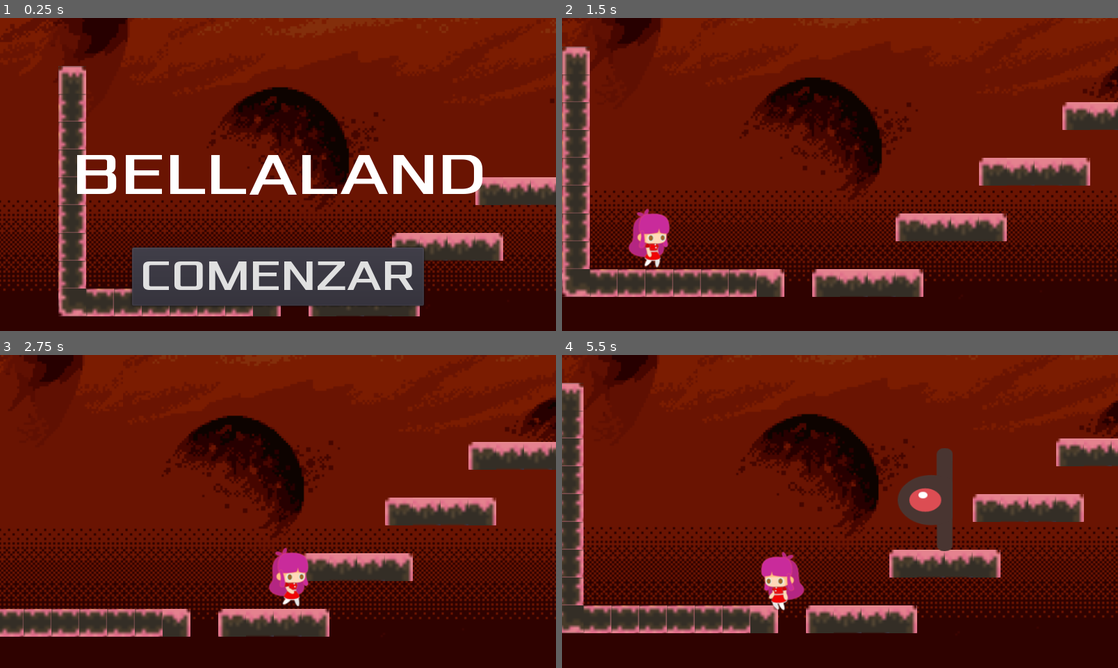
Above: before the commit, frames 1-4 (two rows, left to right).
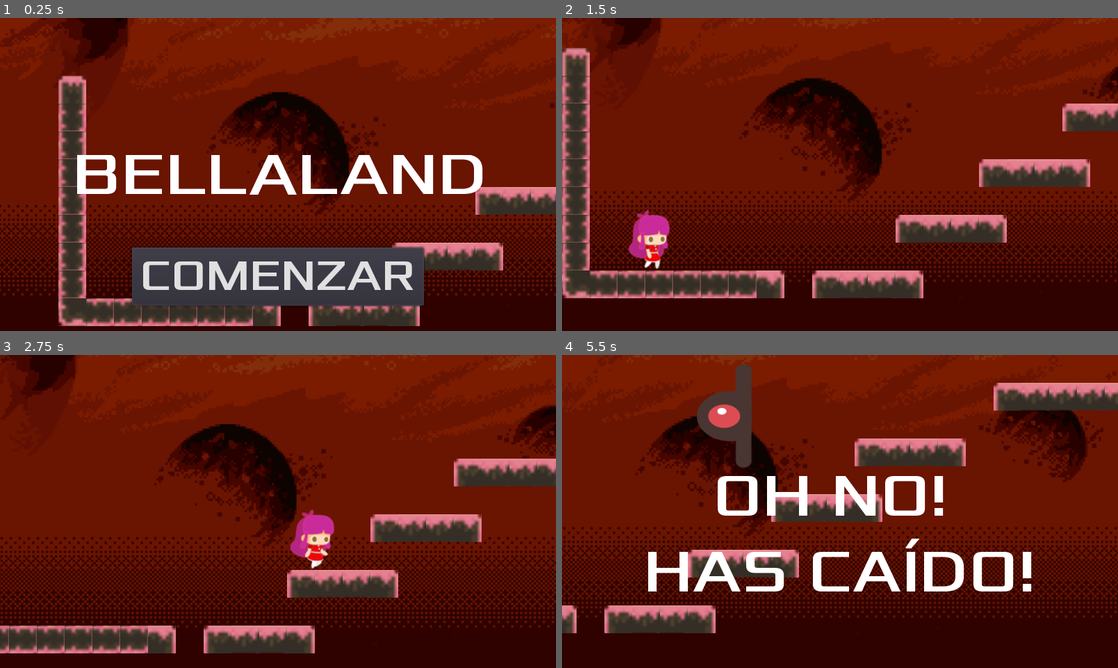
Above: after the commit, the same moments.

Repository: sebastian-sanchez-s/bellaland
Game: Godot game, scene res://src/scn/Bellaland.tscn
The game is run twice, just before and just after one commit, with the same random seed, the same clock (stepped at 60 frames per second) and the same inputs.
Inputs:
- Up to frame 1 (0.25 s): no input
- Up to frame 2 (1.5 s): click "COMENZAR" at 0.5 s; hold Right (ui_right) from 1.28 s (still down)
- Up to frame 3 (2.75 s): keep holding Right (ui_right); tap Up (ui_up) at 1.52, 2.27 s
- Up to frame 4 (5.5 s): release Right (ui_right) at 2.78 s; hold Left (ui_left) 2.78-3.53 s; hold Right (ui_right) 3.53-5.03 s; tap Up (ui_up) at 3.77, 4.52, 5.27 s; hold Left (ui_left) from 5.03 s (still down)

The runs differ from the first frame. In frame 1, 13% of the frame differs, in the area x 0-100%, y 0-99%; in frame 2, 7.7%; in frame 3, 32%; in frame 4, 41%, in the area x 0-100%, y 0-89%.

Commit message:
Change sprites's fps

Diff:
--- a/src/scn/Bella.tscn
+++ b/src/scn/Bella.tscn
@@ -107,233 +107,233 @@
 
 [sub_resource type="AtlasTexture" id=21]
 flags = 4
-atlas = ExtResource( 3 )
+atlas = ExtResource( 2 )
 region = Rect2( 0, 0, 64, 70 )
 
 [sub_resource type="AtlasTexture" id=22]
 flags = 4
-atlas = ExtResource( 3 )
+atlas = ExtResource( 2 )
 region = Rect2( 64, 0, 64, 70 )
 
 [sub_resource type="AtlasTexture" id=23]
 flags = 4
-atlas = ExtResource( 3 )
+atlas = ExtResource( 2 )
 region = Rect2( 128, 0, 64, 70 )
 
 [sub_resource type="AtlasTexture" id=24]
 flags = 4
-atlas = ExtResource( 3 )
+atlas = ExtResource( 2 )
 region = Rect2( 192, 0, 64, 70 )
 
 [sub_resource type="AtlasTexture" id=25]
 flags = 4
-atlas = ExtResource( 3 )
+atlas = ExtResource( 2 )
 region = Rect2( 256, 0, 64, 70 )
 
 [sub_resource type="AtlasTexture" id=26]
 flags = 4
-atlas = ExtResource( 3 )
+atlas = ExtResource( 2 )
 region = Rect2( 320, 0, 64, 70 )
 
 [sub_resource type="AtlasTexture" id=27]
 flags = 4
-atlas = ExtResource( 3 )
+atlas = ExtResource( 2 )
 region = Rect2( 384, 0, 64, 70 )
 
 [sub_resource type="AtlasTexture" id=28]
 flags = 4
-atlas = ExtResource( 3 )
+atlas = ExtResource( 2 )
 region = Rect2( 448, 0, 64, 70 )
 
 [sub_resource type="AtlasTexture" id=29]
 flags = 4
-atlas = ExtResource( 3 )
+atlas = ExtResource( 2 )
 region = Rect2( 512, 0, 64, 70 )
 
 [sub_resource type="AtlasTexture" id=30]
 flags = 4
-atlas = ExtResource( 3 )
+atlas = ExtResource( 2 )
 region = Rect2( 576, 0, 64, 70 )
 
 [sub_resource type="AtlasTexture" id=31]
 flags = 4
-atlas = ExtResource( 3 )
+atlas = ExtResource( 2 )
 region = Rect2( 640, 0, 64, 70 )
 
 [sub_resource type="AtlasTexture" id=32]
 flags = 4
-atlas = ExtResource( 3 )
+atlas = ExtResource( 2 )
 region = Rect2( 704, 0, 64, 70 )
 
 [sub_resource type="AtlasTexture" id=33]
 flags = 4
-atlas = ExtResource( 3 )
+atlas = ExtResource( 2 )
 region = Rect2( 768, 0, 64, 70 )
 
 [sub_resource type="AtlasTexture" id=34]
 flags = 4
-atlas = ExtResource( 3 )
+atlas = ExtResource( 2 )
 region = Rect2( 832, 0, 64, 70 )
 
 [sub_resource type="AtlasTexture" id=35]
 flags = 4
-atlas = ExtResource( 3 )
+atlas = ExtResource( 2 )
 region = Rect2( 896, 0, 64, 70 )
 
 [sub_resource type="AtlasTexture" id=36]
 flags = 4
-atlas = ExtResource( 3 )
+atlas = ExtResource( 2 )
 region = Rect2( 960, 0, 64, 70 )
 
 [sub_resource type="AtlasTexture" id=37]
 flags = 4
 atlas = ExtResource( 2 )
+region = Rect2( 1024, 0, 64, 70 )
+
+[sub_resource type="AtlasTexture" id=38]
+flags = 4
+atlas = ExtResource( 2 )
+region = Rect2( 1088, 0, 64, 70 )
+
+[sub_resource type="AtlasTexture" id=39]
+flags = 4
+atlas = ExtResource( 2 )
+region = Rect2( 1152, 0, 64, 70 )
+
+[sub_resource type="AtlasTexture" id=40]
+flags = 4
+atlas = ExtResource( 2 )
+region = Rect2( 1216, 0, 64, 70 )
+
+[sub_resource type="AtlasTexture" id=41]
+flags = 4
+atlas = ExtResource( 2 )
+region = Rect2( 1280, 0, 64, 70 )
+
+[sub_resource type="AtlasTexture" id=42]
+flags = 4
+atlas = ExtResource( 2 )
+region = Rect2( 1344, 0, 64, 70 )
+
+[sub_resource type="AtlasTexture" id=43]
+flags = 4
+atlas = ExtResource( 2 )
+region = Rect2( 1408, 0, 64, 70 )
+
+[sub_resource type="AtlasTexture" id=44]
+flags = 4
+atlas = ExtResource( 2 )
+region = Rect2( 1472, 0, 64, 70 )
+
+[sub_resource type="AtlasTexture" id=45]
+flags = 4
+atlas = ExtResource( 2 )
+region = Rect2( 1536, 0, 64, 70 )
+
+[sub_resource type="AtlasTexture" id=46]
+flags = 4
+atlas = ExtResource( 2 )
+region = Rect2( 1600, 0, 64, 70 )
+
+[sub_resource type="AtlasTexture" id=47]
+flags = 4
+atlas = ExtResource( 2 )
+region = Rect2( 1664, 0, 64, 70 )
+
+[sub_resource type="AtlasTexture" id=48]
+flags = 4
+atlas = ExtResource( 2 )
+region = Rect2( 1728, 0, 64, 70 )
+
+[sub_resource type="AtlasTexture" id=49]
+flags = 4
+atlas = ExtResource( 2 )
+region = Rect2( 1792, 0, 64, 70 )
+
+[sub_resource type="AtlasTexture" id=50]
+flags = 4
+atlas = ExtResource( 2 )
+region = Rect2( 1856, 0, 64, 70 )
+
+[sub_resource type="AtlasTexture" id=51]
+flags = 4
+atlas = ExtResource( 3 )
 region = Rect2( 0, 0, 64, 70 )
 
-[sub_resource type="AtlasTexture" id=38]
-flags = 4
-atlas = ExtResource( 2 )
+[sub_resource type="AtlasTexture" id=52]
+flags = 4
+atlas = ExtResource( 3 )
 region = Rect2( 64, 0, 64, 70 )
 
-[sub_resource type="AtlasTexture" id=39]
-flags = 4
-atlas = ExtResource( 2 )
+[sub_resource type="AtlasTexture" id=53]
+flags = 4
+atlas = ExtResource( 3 )
 region = Rect2( 128, 0, 64, 70 )
 
-[sub_resource type="AtlasTexture" id=40]
-flags = 4
-atlas = ExtResource( 2 )
+[sub_resource type="AtlasTexture" id=54]
+flags = 4
+atlas = ExtResource( 3 )
 region = Rect2( 192, 0, 64, 70 )
 
-[sub_resource type="AtlasTexture" id=41]
-flags = 4
-atlas = ExtResource( 2 )
+[sub_resource type="AtlasTexture" id=55]
+flags = 4
+atlas = ExtResource( 3 )
 region = Rect2( 256, 0, 64, 70 )
 
-[sub_resource type="AtlasTexture" id=42]
-flags = 4
-atlas = ExtResource( 2 )
+[sub_resource type="AtlasTexture" id=56]
+flags = 4
+atlas = ExtResource( 3 )
 region = Rect2( 320, 0, 64, 70 )
 
-[sub_resource type="AtlasTexture" id=43]
-flags = 4
-atlas = ExtResource( 2 )
+[sub_resource type="AtlasTexture" id=57]
+flags = 4
+atlas = ExtResource( 3 )
 region = Rect2( 384, 0, 64, 70 )
 
-[sub_resource type="AtlasTexture" id=44]
-flags = 4
-atlas = ExtResource( 2 )
+[sub_resource type="AtlasTexture" id=58]
+flags = 4
+atlas = ExtResource( 3 )
 region = Rect2( 448, 0, 64, 70 )
 
-[sub_resource type="AtlasTexture" id=45]
-flags = 4
-atlas = ExtResource( 2 )
+[sub_resource type="AtlasTexture" id=59]
+flags = 4
+atlas = ExtResource( 3 )
 region = Rect2( 512, 0, 64, 70 )
 
-[sub_resource type="AtlasTexture" id=46]
-flags = 4
-atlas = ExtResource( 2 )
+[sub_resource type="AtlasTexture" id=60]
+flags = 4
+atlas = ExtResource( 3 )
 region = Rect2( 576, 0, 64, 70 )
 
-[sub_resource type="AtlasTexture" id=47]
-flags = 4
-atlas = ExtResource( 2 )
+[sub_resource type="AtlasTexture" id=61]
+flags = 4
+atlas = ExtResource( 3 )
 region = Rect2( 640, 0, 64, 70 )
 
-[sub_resource type="AtlasTexture" id=48]
-flags = 4
-atlas = ExtResource( 2 )
+[sub_resource type="AtlasTexture" id=62]
+flags = 4
+atlas = ExtResource( 3 )
 region = Rect2( 704, 0, 64, 70 )
 
-[sub_resource type="AtlasTexture" id=49]
-flags = 4
-atlas = ExtResource( 2 )
+[sub_resource type="AtlasTexture" id=63]
+flags = 4
+atlas = ExtResource( 3 )
 region = Rect2( 768, 0, 64, 70 )
 
-[sub_resource type="AtlasTexture" id=50]
-flags = 4
-atlas = ExtResource( 2 )
+[sub_resource type="AtlasTexture" id=64]
+flags = 4
+atlas = ExtResource( 3 )
 region = Rect2( 832, 0, 64, 70 )
 
-[sub_resource type="AtlasTexture" id=51]
-flags = 4
-atlas = ExtResource( 2 )
+[sub_resource type="AtlasTexture" id=65]
+flags = 4
+atlas = ExtResource( 3 )
 region = Rect2( 896, 0, 64, 70 )
 
-[sub_resource type="AtlasTexture" id=52]
-flags = 4
-atlas = ExtResource( 2 )
+[sub_resource type="AtlasTexture" id=66]
+flags = 4
+atlas = ExtResource( 3 )
 region = Rect2( 960, 0, 64, 70 )
-
-[sub_resource type="AtlasTexture" id=53]
-flags = 4
-atlas = ExtResource( 2 )
-region = Rect2( 1024, 0, 64, 70 )
-
-[sub_resource type="AtlasTexture" id=54]
-flags = 4
-atlas = ExtResource( 2 )
-region = Rect2( 1088, 0, 64, 70 )
-
-[sub_resource type="AtlasTexture" id=55]
-flags = 4
-atlas = ExtResource( 2 )
-region = Rect2( 1152, 0, 64, 70 )
-
-[sub_resource type="AtlasTexture" id=56]
-flags = 4
-atlas = ExtResource( 2 )
-region = Rect2( 1216, 0, 64, 70 )
-
-[sub_resource type="AtlasTexture" id=57]
-flags = 4
-atlas = ExtResource( 2 )
-region = Rect2( 1280, 0, 64, 70 )
-
-[sub_resource type="AtlasTexture" id=58]
-flags = 4
-atlas = ExtResource( 2 )
-region = Rect2( 1344, 0, 64, 70 )
-
-[sub_resource type="AtlasTexture" id=59]
-flags = 4
-atlas = ExtResource( 2 )
-region = Rect2( 1408, 0, 64, 70 )
-
-[sub_resource type="AtlasTexture" id=60]
-flags = 4
-atlas = ExtResource( 2 )
-region = Rect2( 1472, 0, 64, 70 )
-
-[sub_resource type="AtlasTexture" id=61]
-flags = 4
-atlas = ExtResource( 2 )
-region = Rect2( 1536, 0, 64, 70 )
-
-[sub_resource type="AtlasTexture" id=62]
-flags = 4
-atlas = ExtResource( 2 )
-region = Rect2( 1600, 0, 64, 70 )
-
-[sub_resource type="AtlasTexture" id=63]
-flags = 4
-atlas = ExtResource( 2 )
-region = Rect2( 1664, 0, 64, 70 )
-
-[sub_resource type="AtlasTexture" id=64]
-flags = 4
-atlas = ExtResource( 2 )
-region = Rect2( 1728, 0, 64, 70 )
-
-[sub_resource type="AtlasTexture" id=65]
-flags = 4
-atlas = ExtResource( 2 )
-region = Rect2( 1792, 0, 64, 70 )
-
-[sub_resource type="AtlasTexture" id=66]
-flags = 4
-atlas = ExtResource( 2 )
-region = Rect2( 1856, 0, 64, 70 )
 
 [sub_resource type="SpriteFrames" id=67]
 animations = [ {
@@ -342,15 +342,15 @@
 "name": "Walk",
 "speed": 20.0
 }, {
-"frames": [ SubResource( 21 ), SubResource( 22 ), SubResourc …(214 unchanged characters)…  ), SubResource( 35 ), SubResource( 36 ) ],
+"frames": [ SubResource( 21 ), SubResource( 22 ), SubResourc …(214 unchanged characters)…  ), SubResource( 35 ), SubResource( 36 ), SubResource( 37 ), SubResource( 38 ), SubResource( 39 ), SubResource( 40 ), SubResource( 41 ), SubResource( 42 ), SubResource( 43 ), SubResource( 44 ), SubResource( 45 ), SubResource( 46 ), SubResource( 47 ), SubResource( 48 ), SubResource( 49 ), SubResource( 50 ) ],
+"loop": true,
+"name": "Jump",
+"speed": 30.0
+}, {
+"frames": [ SubResource( 51 ), SubResource( 52 ), SubResource( 53 ), SubResource( 54 ), SubResource( 55 ), SubResource( 56 ), SubResource( 57 ), SubResource( 58 ), SubResource( 59 ), SubResource( 60 ), SubResource( 61 ), SubResource( 62 ), SubResource( 63 ), SubResource( 64 ), SubResource( 65 ), SubResource( 66 ) ],
 "loop": true,
 "name": "Idle",
 "speed": 16.0
-}, {
-"frames": [ SubResource( 37 ), SubResource( 38 ), SubResource( 39 ), SubResource( 40 ), SubResource( 41 ), SubResource( 42 ), SubResource( 43 ), SubResource( 44 ), SubResource( 45 ), SubResource( 46 ), SubResource( 47 ), SubResource( 48 ), SubResource( 49 ), SubResource( 50 ), SubResource( 51 ), SubResource( 52 ), SubResource( 53 ), SubResource( 54 ), SubResource( 55 ), SubResource( 56 ), SubResource( 57 ), SubResource( 58 ), SubResource( 59 ), SubResource( 60 ), SubResource( 61 ), SubResource( 62 ), SubResource( 63 ), SubResource( 64 ), SubResource( 65 ), SubResource( 66 ) ],
-"loop": true,
-"name": "Jump",
-"speed": 30.0
 } ]
 
 [sub_resource type="CapsuleShape2D" id=68]
@@ -361,8 +361,6 @@
 scale = Vector2( 3, 3 )
 collision_layer = 3
 script = ExtResource( 117 )
-jump_speed = 500
-gravity = 800
 
 [node name="AnimatedSprite" type="AnimatedSprite" parent="."]
 frames = SubResource( 67 )
--- a/src/scn/Bellaland.tscn
+++ b/src/scn/Bellaland.tscn
@@ -37,9 +37,6 @@
 position = Vector2( 72, 136 )
 scale = Vector2( 1, 1 )
 z_index = 1
-speed = 300
-jump_speed = 800
-gravity = 2000
 
 [node name="Camera2D" type="Camera2D" parent="Bella"]
 visible = false
